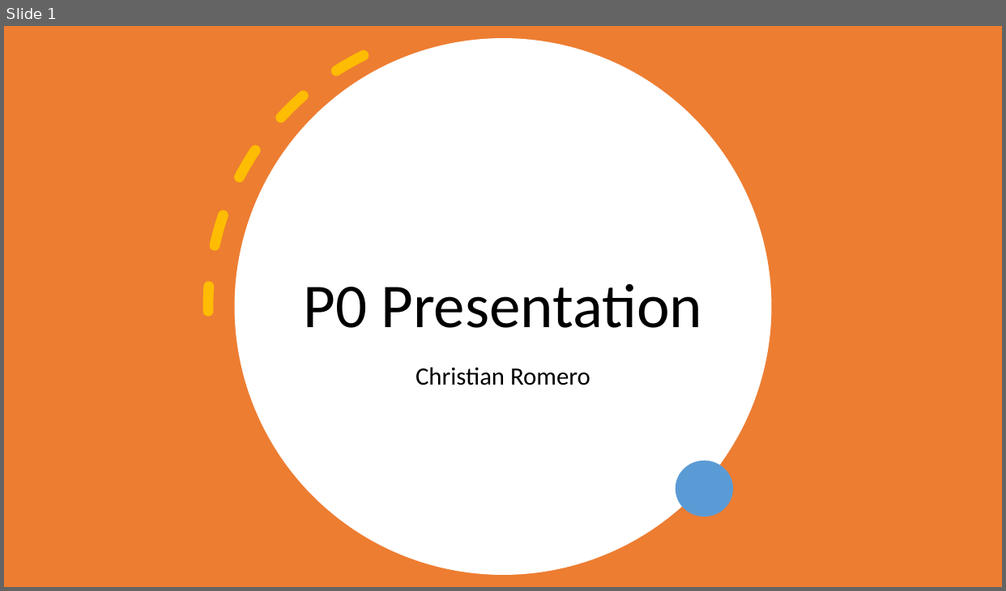
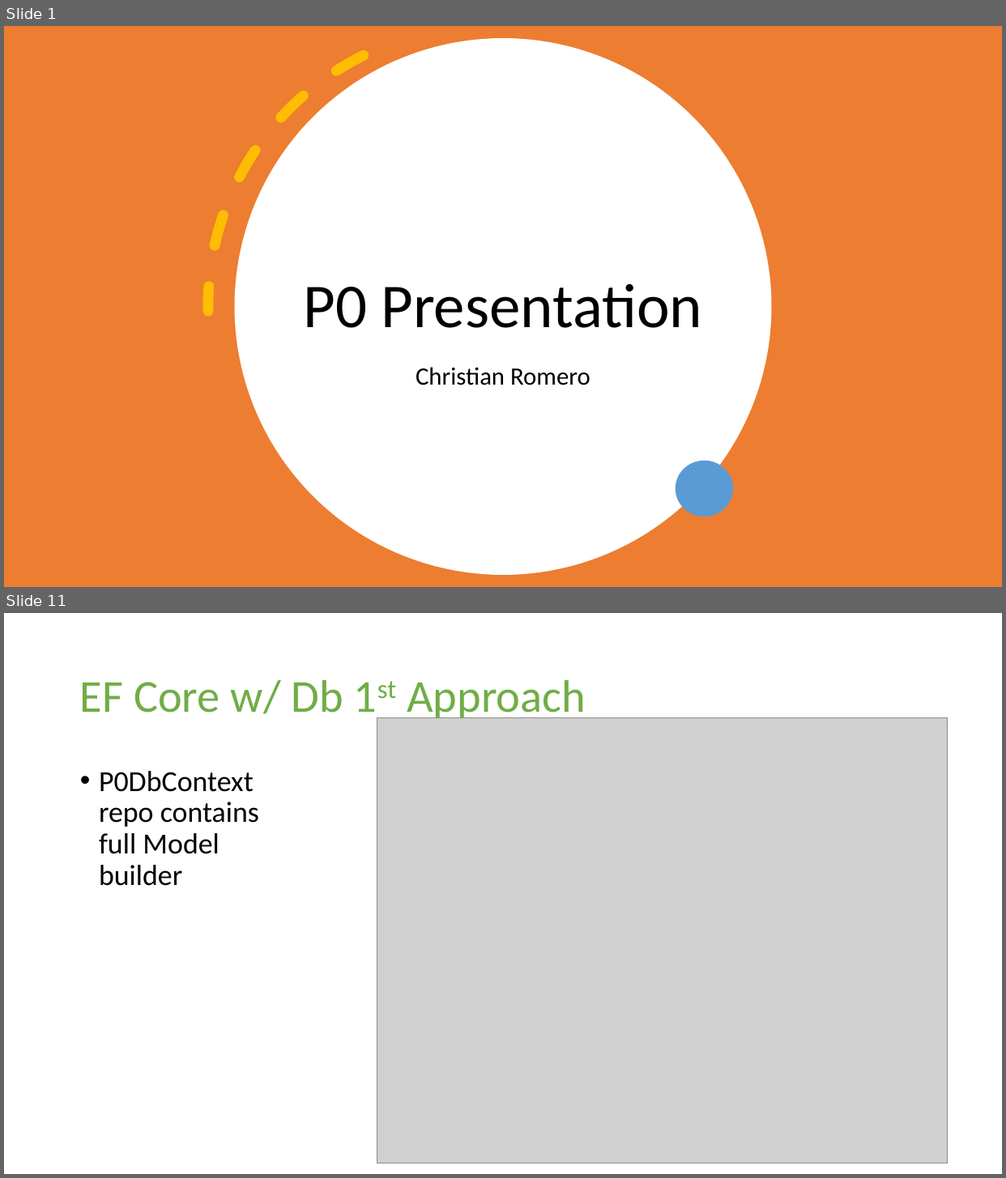
Before and after one commit to 06012021-dotnet-uta/ChristianRomeroP0, a slide deck: Study/P0 Presentation.pptx. Shown one above the other, each under a label of ours: slide 1 before the commit, slides 1 and 11 after it; the slides between them are not shown. The pictures are 1006x591 and 1006x1178 pixels, drawn with LibreOffice and Linux fonts; fonts in the diff are those of the drawing; grey boxes stand for pictures. Boxes give left, top, right and bottom in pixels: in the first picture for what was removed or moved away, otherwise in the second. Text is boxed around its words. In the diff, an @@ line names an element or a change of style, - is before the commit and + after.

```diff
--- a/Study/P0 Presentation.pptx
+++ b/Study/P0 Presentation.pptx
@@ slide 11 added at box(4, 613, 1002, 1174), background #FFFFFF @@
@@ title added at box(80, 680, 586, 722), 44 pt, text #70AD47 @@
+EF Core w/ Db 1st Approach
@@ picture added at box(377, 717, 948, 1163) @@
@@ text added at box(99, 771, 259, 886), 28 pt, text #000000 @@
+• P0DbContext repo contains full Model builder
```
Also in this commit, not shown: 7 slides changed, 9 other slides added, 3 slides removed, 16 other files.
